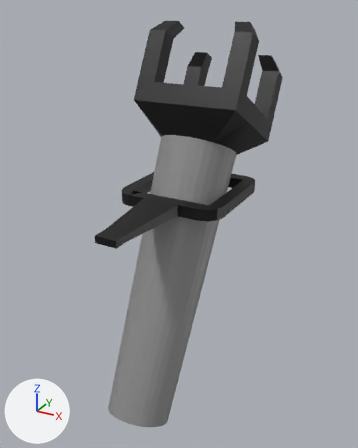
What one commit did to the FBX model Assets/Prefab/Decorations/Blender/wallTorch.fbx.
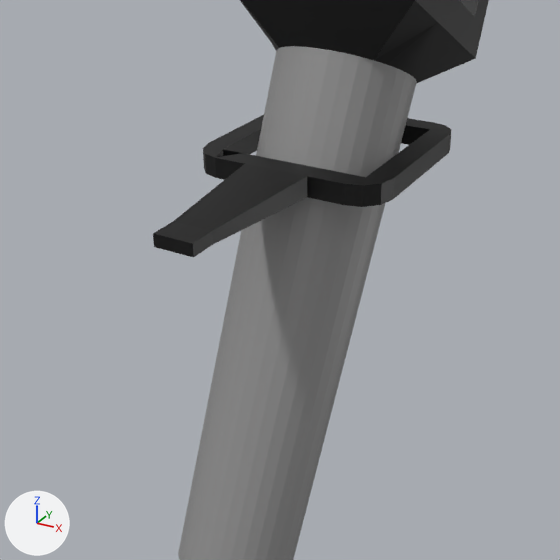
Old and new are each drawn whole from a camera (50 mm lens) standing at (5.63, -11.5, 9.99) and looking at (0.02, -1.31, 4.9) and again close up on the part from 3% to 88% of the width and 25% to 92% of the height. The axes (+X, +Y, +Z) are drawn at lower left. The lights are the same throughout. Where no turn or scale is listed for an object, it has been applied to the vertices.
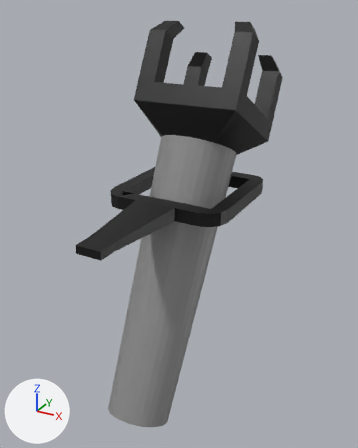
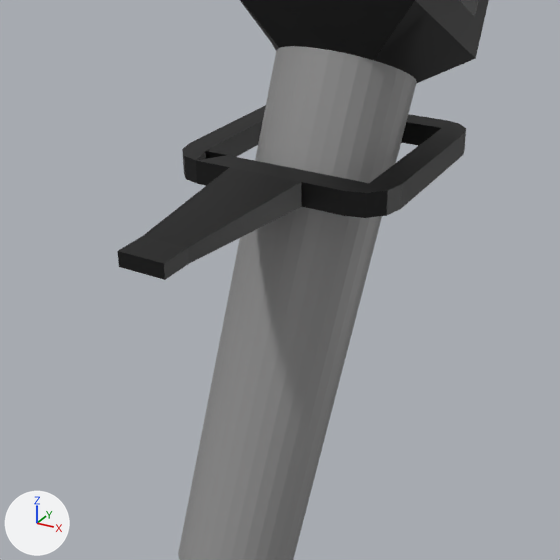
The newer file is also turned or shifted as a whole; pictures and numbers use the older file's frame.

Diff of the bpy script that builds the scene:
```diff
--- a/Assets/Prefab/Decorations/Blender/wallTorch.fbx.py
+++ b/Assets/Prefab/Decorations/Blender/wallTorch.fbx.py
@@ ob_cube_001 @@
 ob_cube_001 = bpy.data.objects.new('Cube.001', me_cube_002)
-ob_cube_001.location = (0.0, -0.69, 5.61)
-ob_cube_001.scale = (-1.39, -1.39, -0.144)
+ob_cube_001.location = (0.0, -0.75, 5.61)
+ob_cube_001.scale = (-1.58, -1.58, -0.164)
```

Pixel boxes (x1, y1, x2, y2) of what changed, in the close-ups (560 x 560 px):
'Cube.001', moved, rescaled (17% wider, 23% taller)
    before: (153, 115, 451, 257)
    after: (117, 105, 466, 280)
